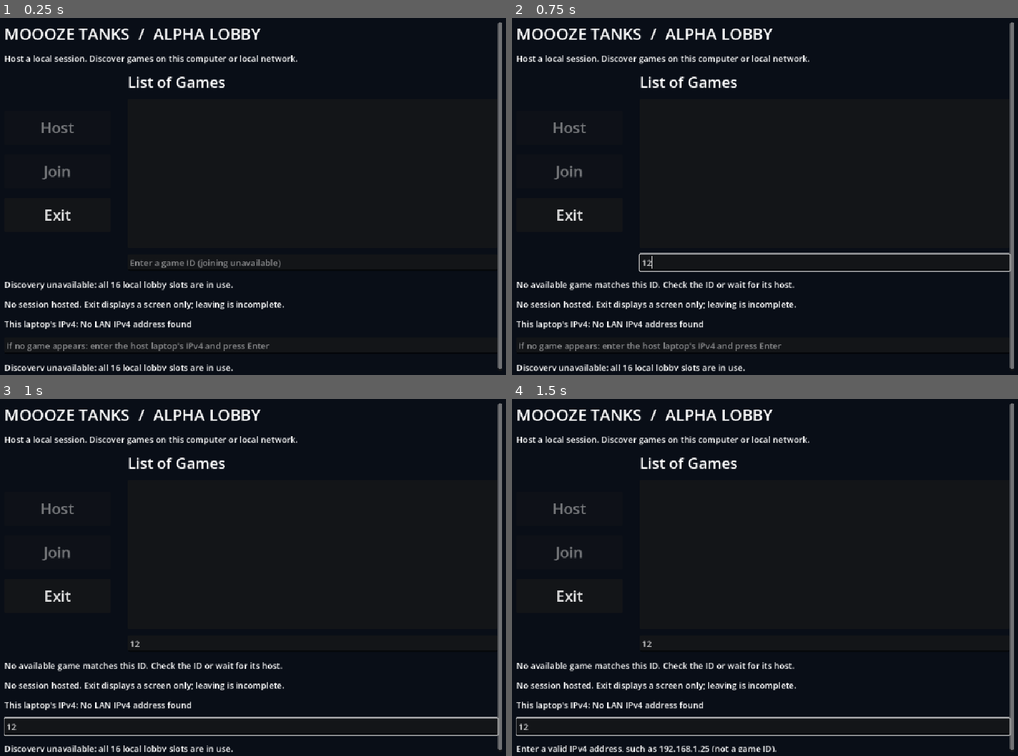
Above: before the commit, frames 1-4 (two rows, left to right).
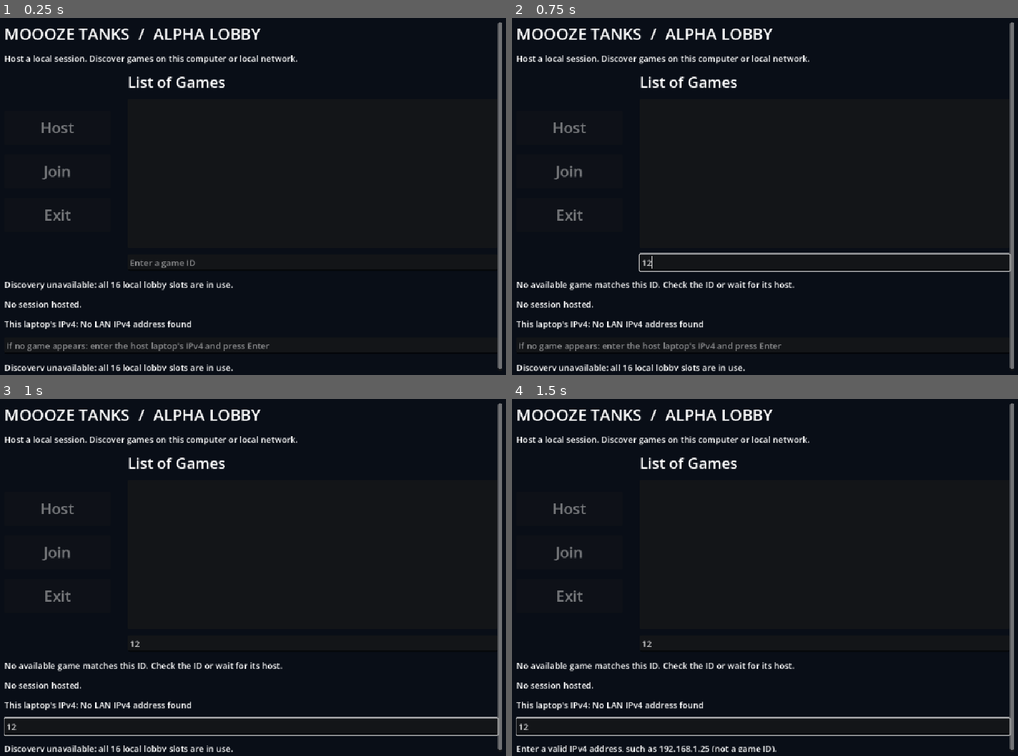
Above: after the commit, the same moments.

Repository: Kirbzo/Tank-Game-Networking
Game: Godot game, scene res://lobby.tscn
Same seed, same stepped clock (60 frames per second), same inputs: the game is played once before the commit and once after it.
Inputs (mouse positions are in pixels of both pictures, inside the frame that each line leads up to):
- Up to frame 1 (0.25 s): no input
- Up to frame 2 (0.75 s): click (825, 260) at 0.52 s; type "12" at 0.6 s
- Up to frame 3 (1 s): click (253, 727) at 0.75 s; type "12" at 0.83 s
- Up to frame 4 (1.5 s): tap Enter at 1.25 s

The runs differ from the first frame. In frame 1, 0.7% of the frame differs, in the area x 8-57%, y 53-82%; in frame 2, 0.5%; in frame 3, 0.5%; in frame 4, 0.5%.

Commit message:
Squashed commit of the following:
commit 655fdac0dd5f3b4a2703eb5ec745355af5475983
Author: hkp1410-web <hkp1410@gmail.com>
Date:   Mon Oct 26 08:32:57 2026 -0600

    Join Button Commit

Diff:
--- /dev/null
+++ b/Godot/joining_screen.gd
@@ -0,0 +1,69 @@
+extends Control
+## Separate modal screen; the existing lobby UI is hidden, never rebuilt.
+signal retry_requested
+signal back_requested
+signal timed_out
+
+var title: Label
+var status: Label
+var indicator: ProgressBar
+var retry_button: Button
+var back_button: Button
+var timeout := Timer.new()
+
+func _ready() -> void:
+	set_anchors_and_offsets_preset(Control.PRESET_FULL_RECT)
+	mouse_filter = Control.MOUSE_FILTER_STOP
+	var panel := PanelContainer.new()
+	panel.set_anchors_and_offsets_preset(Control.PRESET_FULL_RECT)
+	add_child(panel)
+	var center := CenterContainer.new()
+	panel.add_child(center)
+	var column := VBoxContainer.new()
+	column.add_theme_constant_override("separation", 16)
+	center.add_child(column)
+	title = Label.new()
+	title.horizontal_alignment = HORIZONTAL_ALIGNMENT_CENTER
+	column.add_child(title)
+	status = Label.new()
+	status.horizontal_alignment = HORIZONTAL_ALIGNMENT_CENTER
+	column.add_child(status)
+	indicator = ProgressBar.new()
+	indicator.custom_minimum_size = Vector2(400, 20)
+	indicator.show_percentage = false
+	column.add_child(indicator)
+	retry_button = Button.new()
+	retry_button.text = "Retry"
+	retry_button.pressed.connect(func(): retry_requested.emit())
+	column.add_child(retry_button)
+	back_button = Button.new()
+	back_button.text = "Back"
+	back_button.pressed.connect(func(): back_requested.emit())
+	column.add_child(back_button)
+	timeout.one_shot = true
+	timeout.wait_time = 10.0
+	timeout.timeout.connect(func(): timed_out.emit())
+	add_child(timeout)
+
+func begin() -> void:
+	show()
+	title.text = "Joining Game..."
+	status.text = "Please wait while we connect you to the game server..."
+	indicator.value = 0
+	indicator.show()
+	retry_button.hide()
+	back_button.hide()
+	timeout.start()
+
+func show_failure() -> void:
+	timeout.stop()
+	title.text = "Unable to join the game."
+	status.text = "Please try again."
+	indicator.hide()
+	retry_button.show()
+	back_button.show()
+	retry_button.grab_focus()
+
+func _process(delta: float) -> void:
+	if visible and indicator.visible:
+		indicator.value = fmod(indicator.value + delta * 60.0, 100.0)
--- a/Godot/lobby.gd
+++ b/Godot/lobby.gd
@@ -1,7 +1,6 @@
 extends Control
 
 const Discovery = preload("res://discovery.gd")
-const ExitScreen = preload("res://exit_screen.tscn")
 const SESSION_ID_CHARACTERS := "ABCDEFGHIJKLMNOPQRSTUVWXYZ0123456789"
 var discovery := Discovery.new()
 var session: ENetMultiplayerPeer
@@ -16,6 +15,10 @@
 var network_address: LineEdit
 var listed_ids: Array[String] = []
 var local_addresses: Array[String] = []
+var joining_screen: Control
+var joining := false
+var join_target: Dictionary = {}
+var connected_game_id := ""
 
 func _ready() -> void:
 	var margin := MarginContainer.new()
@@ -46,10 +49,11 @@
 	host_button.pressed.connect(host_game)
 	join_button = add_button(controls, "Join")
 	join_button.disabled = true
-	join_button.tooltip_text = "Real joining is deferred to WP2."
+	join_button.tooltip_text = "Select a game or enter its ID to join."
+	join_button.pressed.connect(join_game)
 	exit_button = add_button(controls, "Exit")
-	exit_button.pressed.connect(show_exit_screen.bind(margin))
-	exit_button.tooltip_text = "Display the exit screen only. Leaving is incomplete for alpha."
+	exit_button.disabled = true
+	exit_button.tooltip_text = "Exit means leave the hosted session. Leaving is incomplete for alpha."
 	var games_column := VBoxContainer.new()
 	games_column.size_flags_horizontal = Control.SIZE_EXPAND_FILL
 	games_column.add_theme_constant_override("separation", 12)
@@ -62,11 +66,11 @@
 	game_list.item_selected.connect(select_game)
 	games_column.add_child(game_list)
 	game_id = LineEdit.new()
-	game_id.placeholder_text = "Enter a game ID (joining unavailable)"
+	game_id.placeholder_text = "Enter a game ID"
 	game_id.text_changed.connect(identify_game)
 	games_column.add_child(game_id)
 	feedback = add_label(column, "No games available. Ask another user to press Host.")
-	hosted = add_label(column, "No session hosted. Exit displays a screen only; leaving is incomplete.")
+	hosted = add_label(column, "No session hosted.")
 	for address in IP.get_local_addresses():
 		if address.is_valid_ip_address() and not address.contains(":") and not address.begins_with("127."):
 			local_addresses.append(address)
@@ -81,13 +85,10 @@
 	discovery.network_warning.connect(func(message: String): network_status.text = message)
 	refresh_games()
 	add_child(discovery)
-
-func show_exit_screen(lobby_view: Control) -> void:
-	if not lobby_view.visible:
-		return
-	# Keep the lobby alive: displaying this screen must not close its session.
-	lobby_view.hide()
-	add_child(ExitScreen.instantiate())
+	# Use the existing ENet transport with Godot's multiplayer lifecycle signals.
+	multiplayer.connected_to_server.connect(join_connected)
+	multiplayer.connection_failed.connect(join_failed)
+	multiplayer.server_disconnected.connect(join_server_disconnected)
 
 func add_label(parent: Node, text: String) -> Label:
 	var label := Label.new()
@@ -119,8 +120,8 @@
 		return
 	var id := generate_session_id()
 	discovery.hosted_game = {"id": id, "port": session.get_host().get_local_port()}
-	# The endpoint is real, but alpha never connects clients to it.
-	session.refuse_new_connections = true
+	# Joining requires the existing host endpoint to accept and poll peers.
+	multiplayer.multiplayer_peer = session
 	discovery.advertise()
 	host_button.disabled = true
 	var endpoints: Array[String] = []
@@ -128,7 +129,7 @@
 		endpoints.append("%s:%d" % [address, discovery.hosted_game["port"]])
 	if endpoints.is_empty():
 		endpoints.append("127.0.0.1:%d (no LAN address found)" % discovery.hosted_game["port"])
-	hosted.text = "HOSTED SESSION  |  %s\nServer: %s\nDiscovery only; no player connection. Joining is deferred to WP2." % [id, ", ".join(endpoints)]
+	hosted.text = "HOSTED SESSION  |  %s\nServer: %s" % [id, ", ".join(endpoints)]
 	feedback.text = "Hosting is active. Verify this ID appears in the other user's lobby."
 	refresh_games()
 
@@ -162,6 +163,9 @@
 		identify_game(selected)
 	else:
 		feedback.text = "%d hosted session(s) found. Select one to see its game ID." % entries.size()
+	if not connected_game_id.is_empty():
+		feedback.text = "Connected to game %s. Waiting in the lobby." % connected_game_id
+	update_join_button()
 
 func select_game(index: int) -> void:
 	game_id.text = listed_ids[index]
@@ -172,9 +176,90 @@
 	if id.is_empty():
 		feedback.text = "Select a game or enter its ID. Joining is unavailable in alpha."
 	elif listed_ids.has(id):
-		feedback.text = "Identified %s. Intended next step: Join (WP2). No connection was made." % id
+		feedback.text = "Identified %s. Select Join to connect." % id
 	else:
 		feedback.text = "No available game matches this ID. Check the ID or wait for its host."
+	update_join_button()
+
+func update_join_button() -> void:
+	join_button.disabled = joining or session != null or (joining_screen != null and joining_screen.visible) or not discovery.games.has(game_id.text.strip_edges().to_upper())
+
+func join_game() -> void:
+	if joining or session != null:
+		return
+	var id := game_id.text.strip_edges().to_upper()
+	if not discovery.games.has(id):
+		update_join_button()
+		return
+	join_target = discovery.games[id].duplicate()
+	start_join()
+
+func start_join() -> void:
+	if joining or session != null:
+		return
+	joining = true
+	join_button.disabled = true
+	if joining_screen == null:
+		joining_screen = preload("res://joining_screen.gd").new()
+		add_child(joining_screen)
+		joining_screen.retry_requested.connect(start_join)
+		joining_screen.back_requested.connect(join_back)
+		joining_screen.timed_out.connect(join_failed)
+	# Hiding the previous UI also removes its mouse/keyboard focus targets.
+	get_child(0).hide()
+	joining_screen.begin()
+	# Show the screen immediately; start the network attempt on the next frame.
+	await get_tree().process_frame
+	if not joining or not is_inside_tree():
+		return
+	session = ENetMultiplayerPeer.new()
+	var result := session.create_client(join_target["address"], int(join_target["port"]))
+	if result != OK:
+		join_failed()
+		return
+	multiplayer.multiplayer_peer = session
+
+func join_connected() -> void:
+	if not joining:
+		return
+	joining = false
+	connected_game_id = join_target["id"]
+	joining_screen.timeout.stop()
+	joining_screen.hide()
+	get_child(0).show()
+	host_button.disabled = true
+	feedback.text = "Connected to game %s. Waiting in the lobby." % connected_game_id
+	update_join_button()
+
+func join_failed() -> void:
+	if not joining:
+		return
+	joining = false
+	multiplayer.multiplayer_peer = null
+	if session != null:
+		session.close()
+		session = null
+	joining_screen.show_failure()
+
+func join_back() -> void:
+	joining_screen.timeout.stop()
+	joining_screen.hide()
+	get_child(0).show()
+	refresh_games()
+	# Allow another attempt after Back, including a stale target (which may fail).
+	join_button.disabled = false
+	join_button.grab_focus()
+
+func join_server_disconnected() -> void:
+	if connected_game_id.is_empty():
+		join_failed()
+		return
+	connected_game_id = ""
+	joining = true
+	get_child(0).hide()
+	joining_screen.show()
+	join_failed()
+	host_button.disabled = discovery.bound_port == -1
 
 func discovery_error(message: String) -> void:
 	host_button.disabled = true
--- a/Godot/tests/alpha_smoke.gd
+++ b/Godot/tests/alpha_smoke.gd
@@ -92,7 +92,7 @@
 	if not check(lobby.game_list.get_item_text(0).contains(":%d" % port), "Observer must display advertised server endpoint"):
 		return
 	lobby.game_list.item_selected.emit(0)
-	if not check(lobby.game_id.text == id and lobby.feedback.text.contains("No connection was made"), "Selection must identify without joining"):
+	if not check(lobby.game_id.text == id and not lobby.join_button.disabled and lobby.session == null, "Selection must enable Join without connecting before a click"):
 		return
 	lobby.game_id.text_changed.emit(id.to_lower())
 	if not check(lobby.feedback.text.contains("Identified"), "Typed ID must identify host"):
--- /dev/null
+++ b/Godot/tests/join_smoke.gd
@@ -0,0 +1,87 @@
+extends SceneTree
+var lobby: Control
+
+func _initialize() -> void:
+	call_deferred("run")
+
+func require(condition: bool, message: String) -> bool:
+	if not condition:
+		printerr("FAIL: " + message)
+		quit(1)
+	return condition
+
+func run() -> void:
+	lobby = load("res://lobby.tscn").instantiate()
+	lobby.discovery.protocol = "moooze-join-smoke"
+	root.add_child(lobby)
+	if OS.get_cmdline_user_args().has("host"):
+		lobby.host_button.pressed.emit()
+		var deadline := Time.get_ticks_msec() + 10000
+		while lobby.multiplayer.get_peers().is_empty() and Time.get_ticks_msec() < deadline:
+			await process_frame
+		if not require(lobby.multiplayer.get_peers().size() == 1, "Existing host must accept one real client"):
+			return
+		print("PASS host accepted client")
+		await create_timer(3.0).timeout
+		quit()
+		return
+	if OS.get_cmdline_user_args().has("failure"):
+		await failure_checks()
+		return
+	var deadline := Time.get_ticks_msec() + 10000
+	while lobby.discovery.games.is_empty() and Time.get_ticks_msec() < deadline:
+		await process_frame
+	if not require(not lobby.discovery.games.is_empty(), "Client must discover host"):
+		return
+	lobby.game_list.item_selected.emit(0)
+	if not require(not lobby.join_button.disabled, "Selecting a remote game must enable Join"):
+		return
+	lobby.join_button.pressed.emit()
+	if not require(lobby.joining and lobby.join_button.disabled and lobby.joining_screen.visible and not lobby.get_child(0).visible, "Join must immediately lock the previous UI and show loading"):
+		return
+	if not require(lobby.joining_screen.title.text == "Joining Game..." and lobby.joining_screen.status.text == "Please wait while we connect you to the game server...", "Loading text must match request"):
+		return
+	deadline = Time.get_ticks_msec() + 10000
+	while lobby.connected_game_id.is_empty() and Time.get_ticks_msec() < deadline:
+		await process_frame
+	if not require(not lobby.connected_game_id.is_empty() and lobby.session.get_connection_status() == MultiplayerPeer.CONNECTION_CONNECTED, "Join must establish a real ENet connection"):
+		return
+	if not require(not lobby.joining_screen.visible and lobby.get_child(0).visible and lobby.host_button.disabled and lobby.join_button.disabled, "Success must return to the existing lobby without creating another host"):
+		return
+	print("PASS client joined " + lobby.connected_game_id)
+	# Keep the client alive through the host's confirmation frame.
+	await create_timer(1.0).timeout
+	quit()
+
+func failure_checks() -> void:
+	# A real UDP socket which never answers ENet handshakes ensures a timeout.
+	var silent_server := PacketPeerUDP.new()
+	if not require(silent_server.bind(0, "127.0.0.1") == OK, "Silent endpoint must bind"):
+		return
+	lobby.discovery.remember_game("ABC123", "127.0.0.1", silent_server.get_local_port())
+	lobby.game_id.text = "ABC123"
+	lobby.game_id.text_changed.emit("ABC123")
+	lobby.join_button.pressed.emit()
+	var screen: Control = lobby.joining_screen
+	screen.timeout.start(0.2)
+	lobby.join_button.pressed.emit()
+	if not require(lobby.joining_screen == screen, "Repeated clicks must not create another loading screen"):
+		return
+	await create_timer(0.1).timeout
+	if not require(screen.indicator.visible and screen.indicator.value > 0 and not screen.retry_button.visible and not screen.back_button.visible, "Loading must animate without interactive buttons"):
+		return
+	await create_timer(0.2).timeout
+	if not require(not lobby.joining and lobby.session == null and screen.title.text == "Unable to join the game." and screen.status.text == "Please try again." and screen.retry_button.visible and screen.back_button.visible, "Timeout must clean up and expose exact failure text, Retry and Back"):
+		return
+	screen.retry_button.pressed.emit()
+	screen.timeout.start(0.2)
+	await process_frame
+	if not require(lobby.joining and lobby.session != null and screen.title.text == "Joining Game...", "Retry must start a fresh connection"):
+		return
+	await create_timer(0.3).timeout
+	screen.back_button.pressed.emit()
+	if not require(not screen.visible and lobby.get_child(0).visible and not lobby.join_button.disabled and lobby.session == null, "Back must restore the original menu and re-enable Join"):
+		return
+	silent_server.close()
+	print("PASS timeout, loading animation, duplicate-click guard, retry and back")
+	quit()
Not shown, changed: AGENTS.md
Not shown, changed: Godot/README.md
Not shown, changed: README.md
Not shown, changed: prompt_log.md
Not shown, changed: status.md
